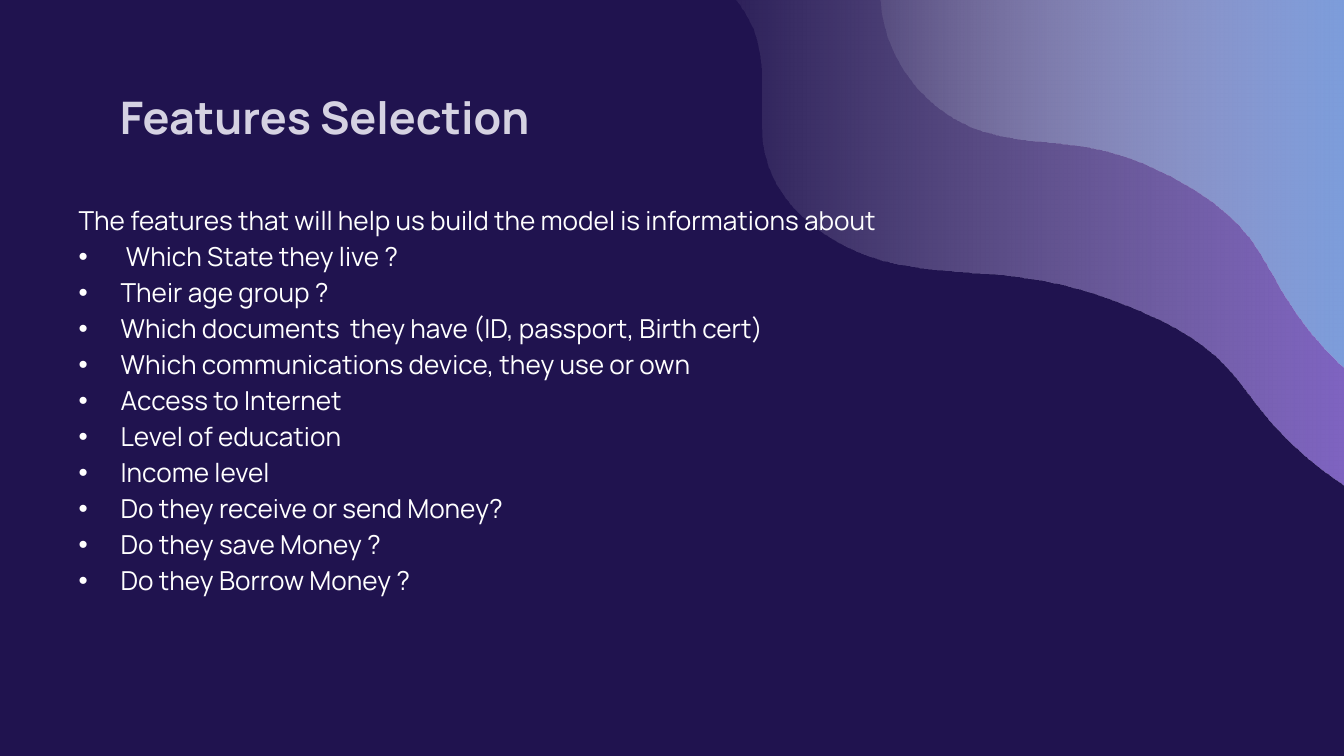
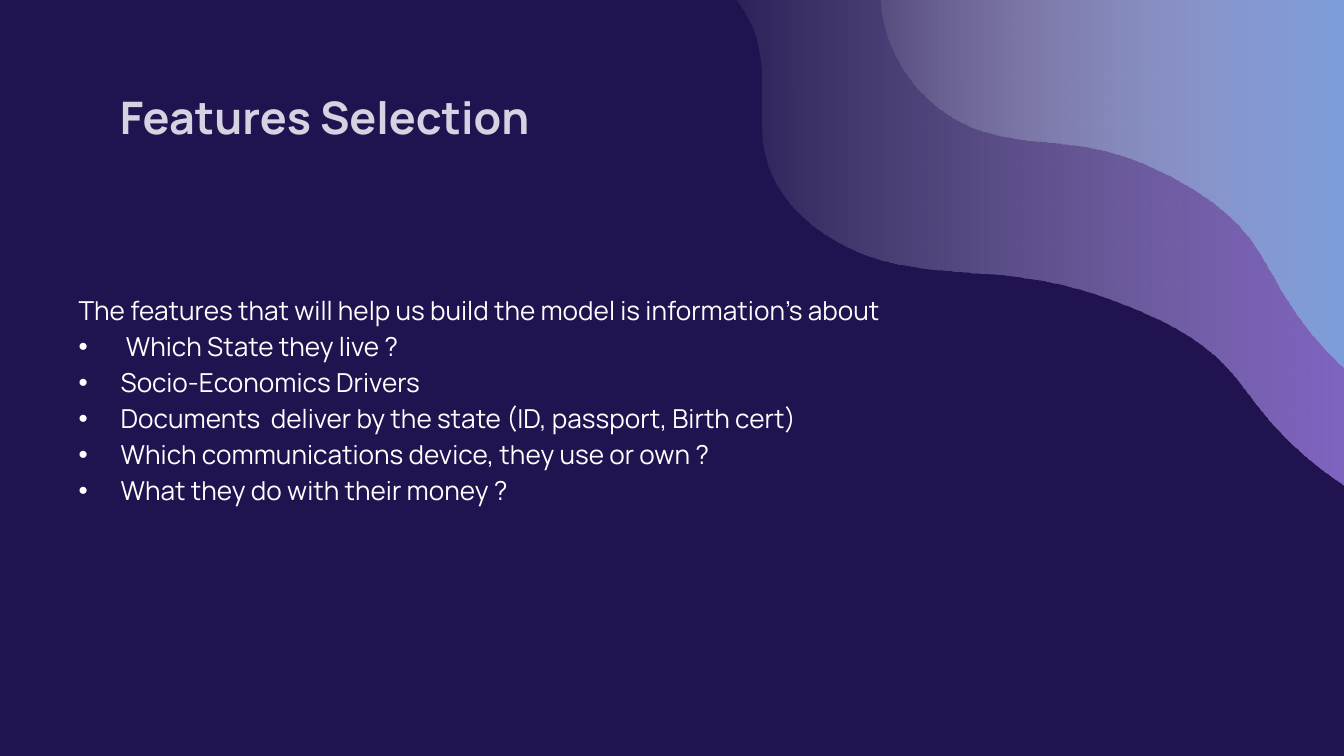
Before and after one commit to VIP509/Finance-Inclusion-1, a slide deck: slide 15 of Pierry Valcin Presentation.pptx. Drawn at 1344x756 pixels with LibreOffice and Linux fonts; fonts in the diff are those of the drawing. Boxes give left, top, right and bottom in pixels: in the first picture for what was removed or moved away, otherwise in the second. Text is boxed around its words. In the diff, an @@ line names an element or a change of style, - is before the commit and + after.

```diff
--- a/Pierry Valcin Presentation.pptx
+++ b/Pierry Valcin Presentation.pptx
@@ subtitle at [79,300,879,327]: text changed @@
-The features that will help us build the model is informations about
+The features that will help us build the model is information's about
@@ subtitle at [121,373,795,507]: text changed @@
-• Their age group ?
-• Which documents they have (ID, passport, Birth cert)
-• Which communications device, they use or own
-• Access to Internet
-• Level of education
-• Income level
-• Do they receive or send Money?
-• Do they save Money ?
-• Do they Borrow Money ?
+• Socio-Economics Drivers
+• Documents deliver by the state (ID, passport, Birth cert)
+• Which communications device, they use or own ?
+• What they do with their money ?
```
Also in this commit, not shown: 7 other slides changed, 2 other files.
